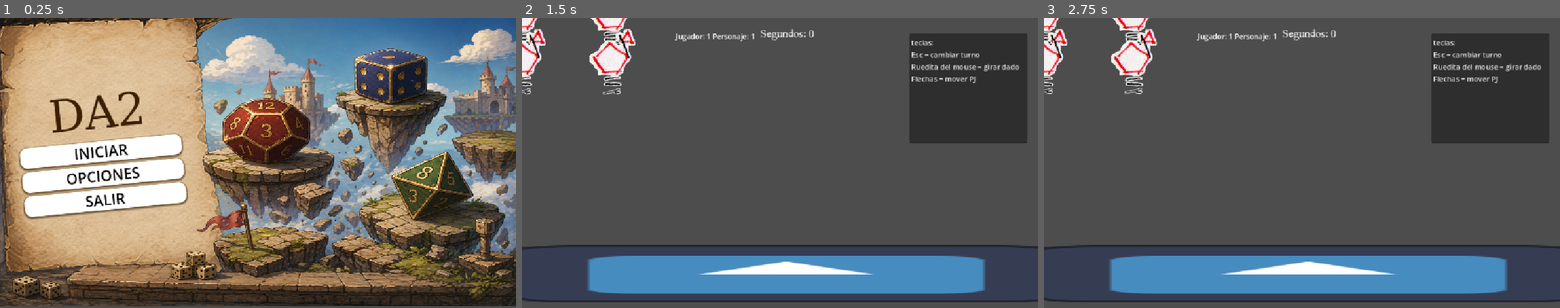
Above: before the commit, frames 1-3 (left to right).
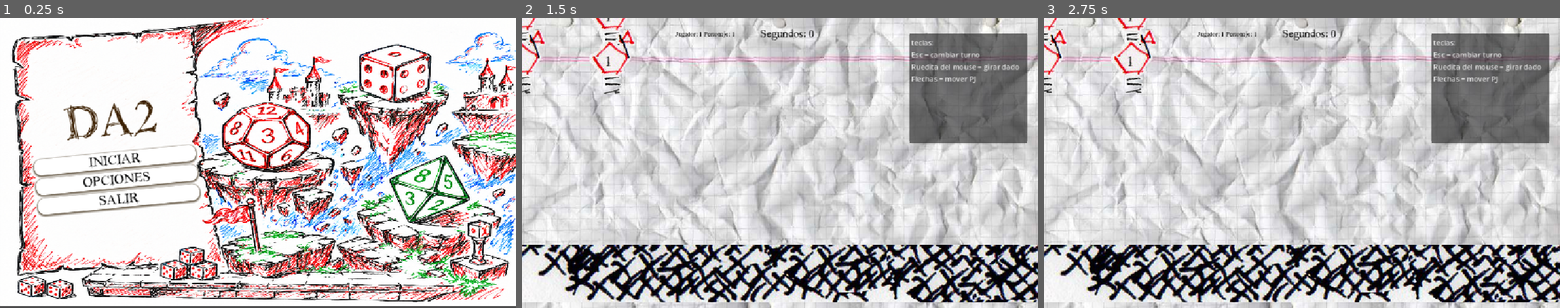
Above: after the commit, the same moments.

Repository: Pablo7776/Motores_Graficos
Game: Godot game, scene res://Escenas/menu_principal.tscn
Two runs of this game, one before a commit and one after it. Both use one fixed random seed, a clock stepped at 60 frames per second and the inputs below. The engine's default icon, where the game draws it, is replaced by a stand-in: a white triangle on a blue panel in a dark square.
Inputs (mouse positions are in pixels of both pictures, inside the frame that each line leads up to):
- Up to frame 1 (0.25 s): no input
- Up to frame 2 (1.5 s): click "INICIAR" at 0.5 s; tap Enter (ui_accept) at 1.25 s; move the mouse to (893, 148) at 1.27 s; hold Right (ui_right) from 1.28 s (still down); click (893, 148) at 1.35 s
- Up to frame 3 (2.75 s): keep holding Right (ui_right); tap Enter (ui_accept) at 1.52, 2.27 s; move the mouse to (1198, 177) at 2.02 s; click (1198, 177) at 2.1 s

The runs differ from the first frame. In frame 1, 94% of the frame differs, in the area x 0-100%, y 0-100%; in frame 2, 98%; in frame 3, 98%.

Commit message:
Assets nuevos y tipografías
Le puse a todos los labes las mismas tipo y acomodé fondos y cosas así para que tengan mas o menos la misma estética

Diff:
--- a/da-2-zafarrancho/Escenas/Interfaz/hud.tscn
+++ b/da-2-zafarrancho/Escenas/Interfaz/hud.tscn
@@ -11,6 +11,8 @@
 offset_top = 22.0
 offset_right = 620.5
 offset_bottom = 50.0
+theme_override_colors/font_color = Color(0.011764706, 0.011764706, 0.011764706, 1)
+theme_override_colors/font_outline_color = Color(0.055712584, 0.055712584, 0.055712584, 1)
 theme_override_fonts/font = ExtResource("2_0h31l")
 theme_override_font_sizes/font_size = 28
 text = "Tiempo :"
@@ -22,3 +24,6 @@
 offset_top = 29.0
 offset_right = 383.0
 offset_bottom = 52.0
+theme_override_colors/font_color = Color(0, 0, 0, 1)
+theme_override_colors/font_outline_color = Color(0.05490196, 0.05490196, 0.05490196, 1)
+theme_override_fonts/font = ExtResource("2_0h31l")
--- a/da-2-zafarrancho/Escenas/menu_principal.tscn
+++ b/da-2-zafarrancho/Escenas/menu_principal.tscn
@@ -1,34 +1,11 @@
 [gd_scene format=3 uid="uid://c5ddxja50ofgc"]
 
 [ext_resource type="Script" uid="uid://brsp54q2bvlyg" path="res://Escenas/MenuScripts/menu_principal.gd" id="1_ft1ng"]
-[ext_resource type="Texture2D" uid="uid://6fnv63ciaajg" path="res://Recursos/MainMenu/da2.png" id="2_qncgo"]
+[ext_resource type="Texture2D" uid="uid://bn0hn04dvepsj" path="res://Recursos/MainMenu/da2_menu_fondo.png" id="2_qncgo"]
+[ext_resource type="FontFile" uid="uid://cla3yyxnq4amh" path="res://Recursos/Tipografias/!SketchyTimes-b.ttf" id="3_qncgo"]
 
 [sub_resource type="StyleBoxTexture" id="StyleBoxTexture_gmcsc"]
 texture = ExtResource("2_qncgo")
-
-[sub_resource type="FontFile" id="FontFile_ul6ys"]
-subpixel_positioning = 0
-msdf_pixel_range = 14
-msdf_size = 128
-cache/0/variation_coordinates = {}
-cache/0/face_index = 0
-cache/0/embolden = 0.0
-cache/0/transform = Transform2D(1, 0, 0, 1, 0, 0)
-cache/0/spacing_top = 0
-cache/0/spacing_bottom = 0
-cache/0/spacing_space = 0
-cache/0/spacing_glyph = 0
-cache/0/baseline_offset = 0.0
-cache/0/16/0/ascent = 0.0
-cache/0/16/0/descent = 0.0
-cache/0/16/0/underline_position = 0.0
-cache/0/16/0/underline_thickness = 0.0
-cache/0/16/0/scale = 1.0
-cache/0/100/0/ascent = 0.0
-cache/0/100/0/descent = 0.0
-cache/0/100/0/underline_position = 0.0
-cache/0/100/0/underline_thickness = 0.0
-cache/0/100/0/scale = 1.0
 
 [sub_resource type="StyleBoxFlat" id="StyleBoxFlat_x7udj"]
 bg_color = Color(1, 1, 1, 1)
@@ -74,10 +51,10 @@
 anchor_top = 0.45700002
 anchor_right = 0.19600001
 anchor_bottom = 0.45700002
-offset_left = -193.38858
-offset_top = -82.33693
-offset_right = 169.30406
-offset_bottom = 131.68515
+offset_left = -163.38858
+offset_top = -101.32594
+offset_right = 199.30403
+offset_bottom = 150.6741
 grow_vertical = 2
 rotation = -0.09599311
 theme_override_constants/separation = 8
@@ -86,8 +63,8 @@
 layout_mode = 2
 size_flags_horizontal = 4
 theme_override_colors/font_color = Color(0.23029631, 0.12182859, 0, 1)
-theme_override_fonts/font = SubResource("FontFile_ul6ys")
-theme_override_font_sizes/font_size = 100
+theme_override_fonts/font = ExtResource("3_qncgo")
+theme_override_font_sizes/font_size = 120
 text = "DA2"
 
 [node name="iniciar" type="Button" parent="MainButtons" unique_id=706880976]
@@ -95,7 +72,8 @@
 size_flags_vertical = 3
 theme_override_colors/font_color = Color(0, 0, 0, 1)
 theme_override_colors/font_focus_color = Color(1, 1, 1, 1)
-theme_override_font_sizes/font_size = 33
+theme_override_fonts/font = ExtResource("3_qncgo")
+theme_override_font_sizes/font_size = 35
 theme_override_styles/normal = SubResource("StyleBoxFlat_x7udj")
 theme_override_styles/hover = SubResource("StyleBoxFlat_bj1uy")
 text = "INICIAR"
@@ -105,7 +83,8 @@
 size_flags_vertical = 3
 theme_override_colors/font_color = Color(0, 0, 0, 1)
 theme_override_colors/font_focus_color = Color(1, 1, 1, 1)
-theme_override_font_sizes/font_size = 33
+theme_override_fonts/font = ExtResource("3_qncgo")
+theme_override_font_sizes/font_size = 35
 theme_override_styles/normal = SubResource("StyleBoxFlat_x7udj")
 theme_override_styles/hover = SubResource("StyleBoxFlat_bj1uy")
 text = "OPCIONES"
@@ -115,7 +94,8 @@
 size_flags_vertical = 3
 theme_override_colors/font_color = Color(0, 0, 0, 1)
 theme_override_colors/font_focus_color = Color(1, 1, 1, 1)
-theme_override_font_sizes/font_size = 33
+theme_override_fonts/font = ExtResource("3_qncgo")
+theme_override_font_sizes/font_size = 35
 theme_override_styles/normal = SubResource("StyleBoxFlat_x7udj")
 theme_override_styles/hover = SubResource("StyleBoxFlat_bj1uy")
 text = "SALIR"
--- a/da-2-zafarrancho/juego/main.tscn
+++ b/da-2-zafarrancho/juego/main.tscn
@@ -2,12 +2,18 @@
 
 [ext_resource type="Script" uid="uid://bd8vekjx3u65n" path="res://juego/main.gd" id="1_itpfl"]
 [ext_resource type="PackedScene" uid="uid://canl8j7cm4psw" path="res://modulos/personajes/personaje_base.tscn" id="2_5h5rq"]
+[ext_resource type="Texture2D" uid="uid://d258sok61mg5i" path="res://Recursos/Assets_Visuales/Escenarios/Fondos/Cuadriculada.jpg" id="2_66ooa"]
 [ext_resource type="PackedScene" uid="uid://cjx5m6v6e4cab" path="res://modulos/escenario/escenario.tscn" id="3_wpyno"]
 [ext_resource type="PackedScene" uid="uid://dnvdn8e7tarvj" path="res://Escenas/gestor_de_turnos.tscn" id="4_wpyno"]
 [ext_resource type="PackedScene" uid="uid://bl4kaog8ass5y" path="res://Escenas/Interfaz/hud.tscn" id="5_47xpy"]
 
 [node name="Main" type="Node2D" unique_id=2115022120]
 script = ExtResource("1_itpfl")
+
+[node name="TextureRect" type="TextureRect" parent="." unique_id=1905305635]
+offset_right = 1151.2242
+offset_bottom = 860.0
+texture = ExtResource("2_66ooa")
 
 [node name="GestorDeTurnos" parent="." unique_id=32084317 instance=ExtResource("4_wpyno")]
 
--- a/da-2-zafarrancho/modulos/componentes/dados.tscn
+++ b/da-2-zafarrancho/modulos/componentes/dados.tscn
@@ -1,6 +1,7 @@
 [gd_scene format=3 uid="uid://omrlmirhee5j"]
 
 [ext_resource type="Script" uid="uid://dg6xgho5bkyji" path="res://modulos/componentes/dados.gd" id="1_v4hh3"]
+[ext_resource type="FontFile" uid="uid://cla3yyxnq4amh" path="res://Recursos/Tipografias/!SketchyTimes-b.ttf" id="2_gvjer"]
 
 [node name="dado" type="Node2D" unique_id=1716550576]
 script = ExtResource("1_v4hh3")
@@ -8,3 +9,7 @@
 [node name="Label" type="Label" parent="." unique_id=448460288]
 offset_right = 40.0
 offset_bottom = 23.0
+theme_override_colors/font_color = Color(0, 0, 0, 1)
+theme_override_colors/font_outline_color = Color(0.05490196, 0.05490196, 0.05490196, 1)
+theme_override_fonts/font = ExtResource("2_gvjer")
+theme_override_font_sizes/font_size = 32
--- a/da-2-zafarrancho/modulos/escenario/escenario.tscn
+++ b/da-2-zafarrancho/modulos/escenario/escenario.tscn
@@ -1,6 +1,6 @@
 [gd_scene format=3 uid="uid://cjx5m6v6e4cab"]
 
-[ext_resource type="Texture2D" uid="uid://svv7cvakpgha" path="res://icon.svg" id="1_anp25"]
+[ext_resource type="Texture2D" uid="uid://2eeefer0dkbv" path="res://Recursos/Assets_Visuales/Escenarios/Paredes_y_suelos/piso.png" id="1_anp25"]
 
 [sub_resource type="RectangleShape2D" id="RectangleShape2D_anp25"]
 size = Vector2(1208, 101)
@@ -12,5 +12,4 @@
 shape = SubResource("RectangleShape2D_anp25")
 
 [node name="Sprite2D" type="Sprite2D" parent="." unique_id=245571881]
-scale = Vector2(10.03125, 1)
 texture = ExtResource("1_anp25")
--- a/da-2-zafarrancho/modulos/personajes/personaje_base.tscn
+++ b/da-2-zafarrancho/modulos/personajes/personaje_base.tscn
@@ -192,7 +192,7 @@
 [node name="Hitbox" parent="." unique_id=1959214690 instance=ExtResource("10_54fsg")]
 
 [node name="Dado" parent="." unique_id=1716550576 instance=ExtResource("11_54fsg")]
-position = Vector2(16, -57)
+position = Vector2(-14, -17)
 
 [connection signal="timeout" from="Timer" to="." method="_on_timer_timeout"]
 [connection signal="dead" from="HealthManager" to="." method="_on_health_manager_dead"]
Binary file added: da-2-zafarrancho/Recursos/Assets_Visuales/Escenarios/Fondos/Cuadriculada.jpg
Not shown, added: da-2-zafarrancho/Recursos/Assets_Visuales/Escenarios/Fondos/Cuadriculada.jpg.import
Binary file added: da-2-zafarrancho/Recursos/Assets_Visuales/Escenarios/Paredes_y_suelos/piso.png
Not shown, added: da-2-zafarrancho/Recursos/Assets_Visuales/Escenarios/Paredes_y_suelos/piso.png.import
Binary file added: da-2-zafarrancho/Recursos/MainMenu/da2_menu_fondo.png
Not shown, added: da-2-zafarrancho/Recursos/MainMenu/da2_menu_fondo.png.import
